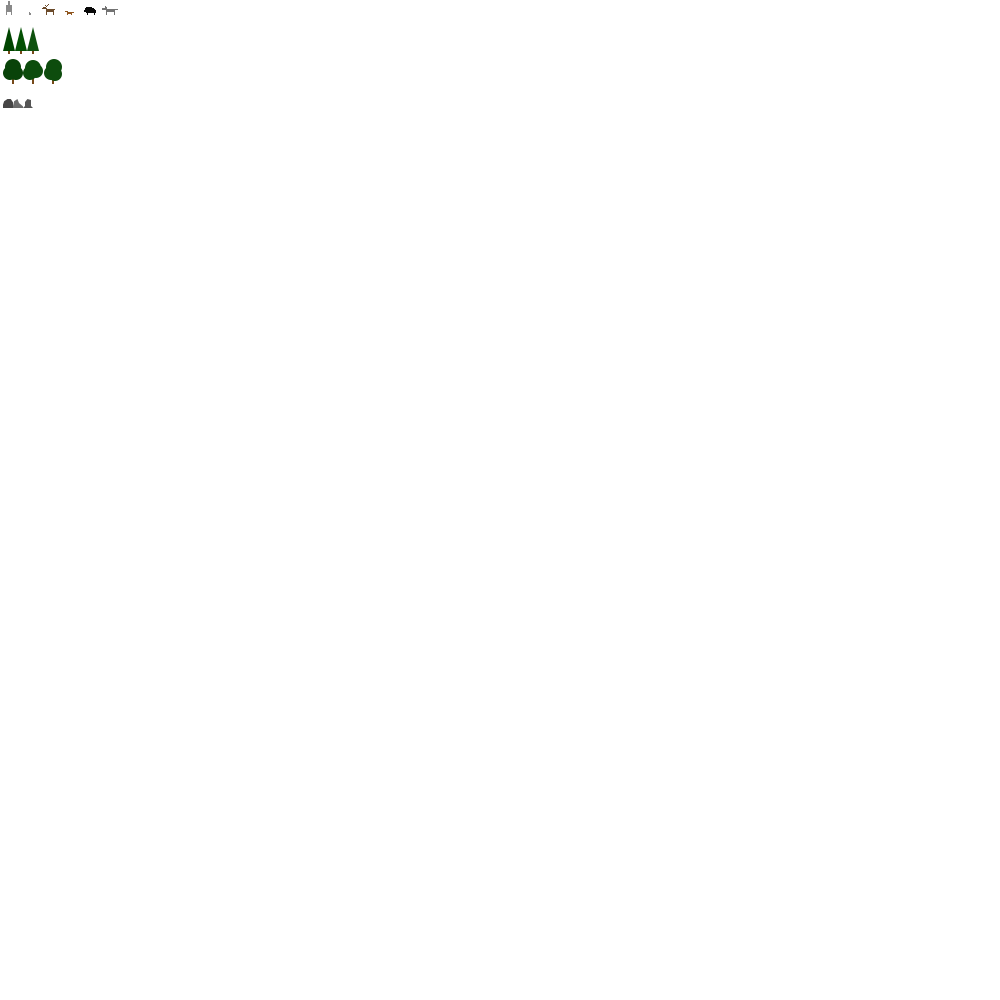
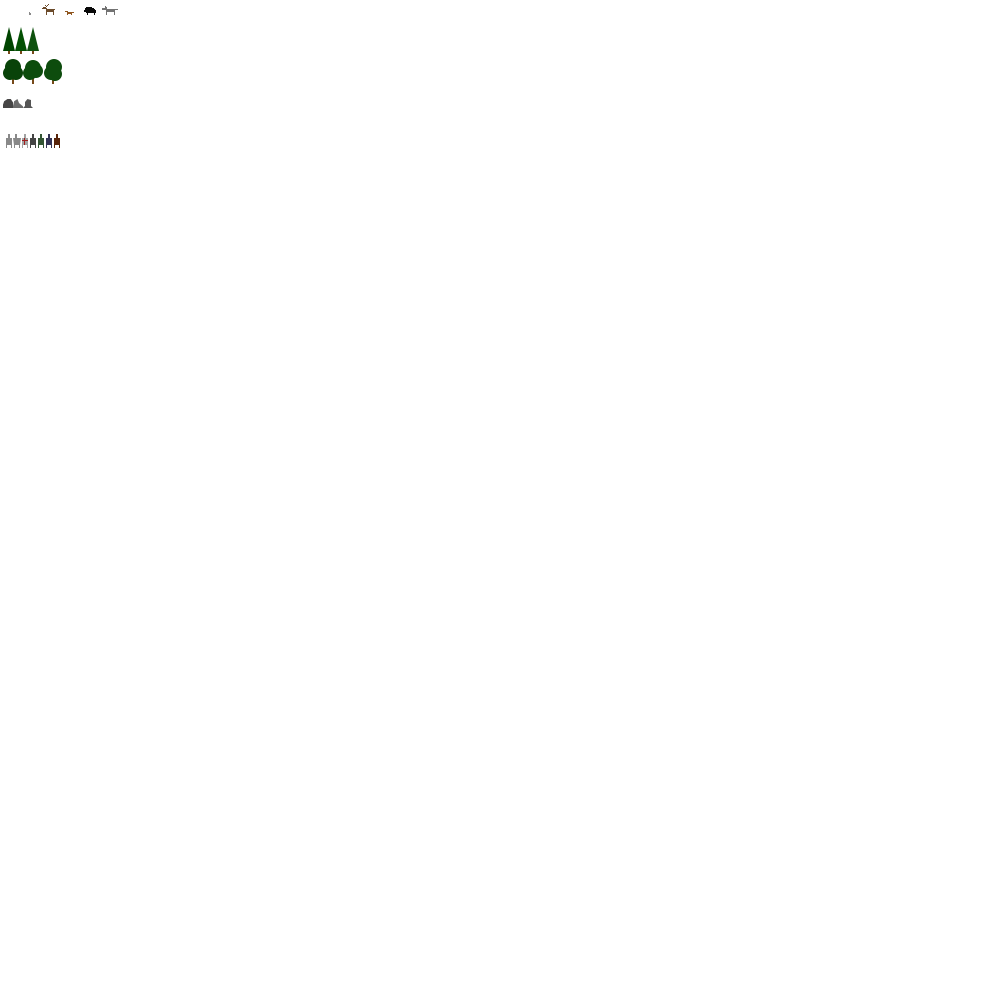
Two versions of the same layered image (w=1000, h=1000). Layer-by-layer changes:
added group "Dwarves" with 15 layers above "Trees" over [6, 134, 60, 148]
added group "Hunter" with 1 layers in group "Dwarves" over [54, 134, 60, 148]
added layer "dwarf" (1st of 6, in "Dwarves" › "Hunter") in group "Hunter" over [54, 134, 60, 148]
added group "Mason" with 1 layers in group "Dwarves" over [46, 134, 52, 148]
added layer "dwarf" (2nd of 6, in "Dwarves" › "Mason") in group "Mason" over [46, 134, 52, 148]
added group "Forester" with 1 layers in group "Dwarves" over [38, 134, 44, 148]
added layer "dwarf" (3rd of 6, in "Dwarves" › "Forester") in group "Forester" over [38, 134, 44, 148]
added group "Miner" with 1 layers in group "Dwarves" over [30, 134, 36, 148]
added layer "dwarf" (4th of 6, in "Dwarves" › "Miner") in group "Miner" over [30, 134, 36, 148]
added group "Healer" with 2 layers in group "Dwarves" over [22, 134, 28, 148]
added layer "cross" in group "Healer" over [22, 138, 28, 145]
added layer "dwarf" (5th of 6, in "Dwarves" › "Healer") in group "Healer" over [22, 134, 28, 148]
added group "Soldier" with 1 layers in group "Dwarves" over [13, 134, 21, 148]
added layer "dwarf-soldier" in group "Soldier" over [13, 134, 21, 148]
renamed "Dwarf" to "Base", moved it into group "Dwarves" over [6, 1, 12, 148]
removed layer "Legs" from group "Dwarf" over [6, 10, 12, 15]
removed layer "Body" from group "Dwarf" over [6, 5, 12, 12]
added layer "dwarf" (6th of 6, in "Dwarves" › "Base") in group "Base" over [6, 134, 12, 148]
